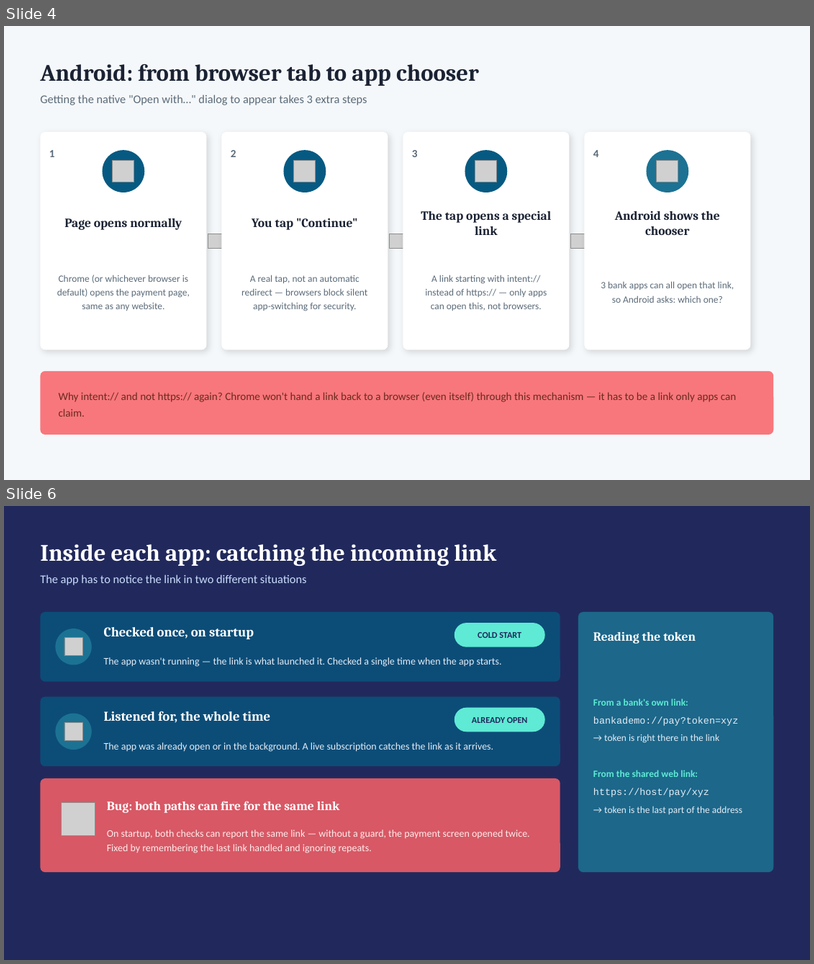
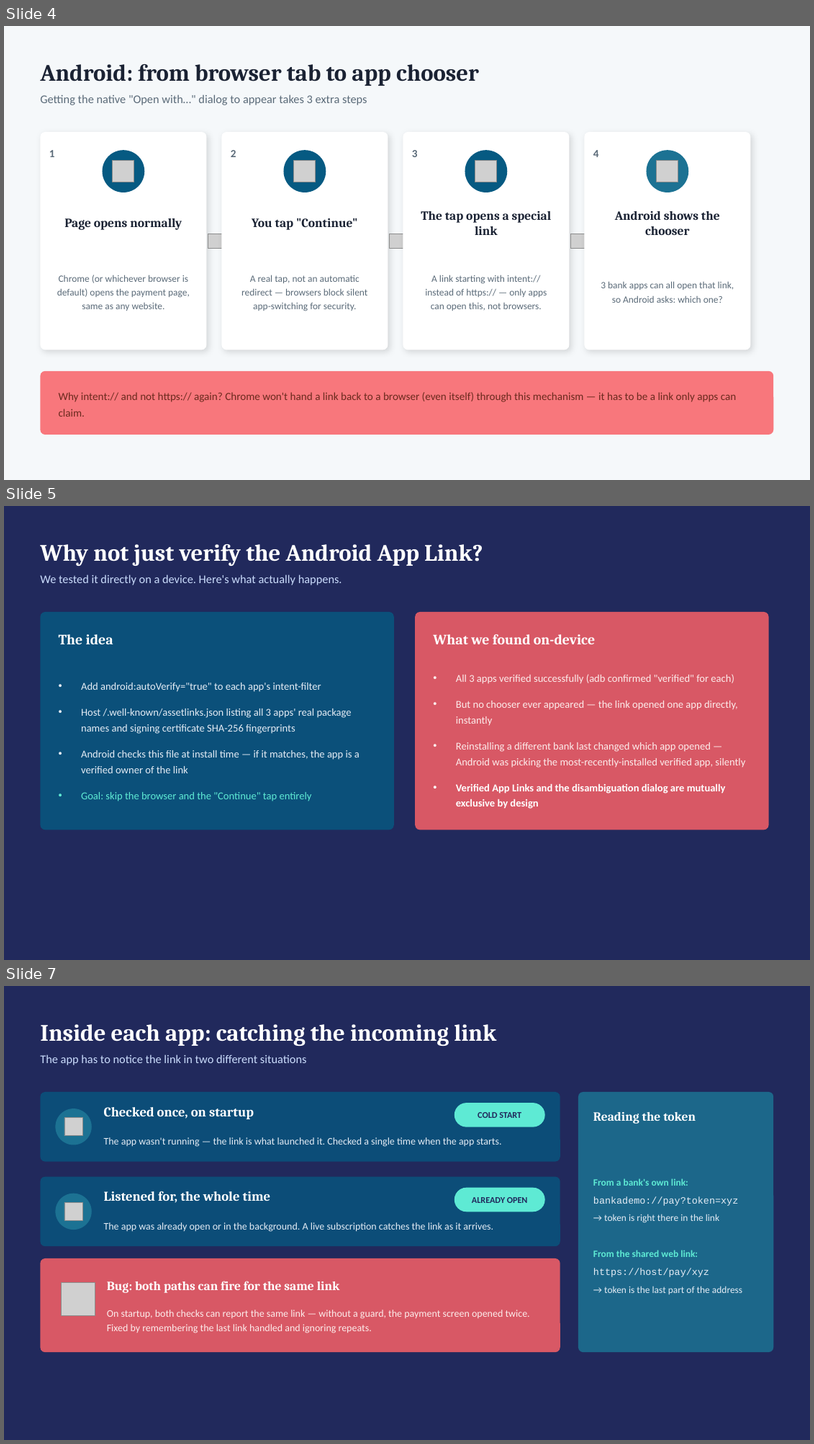
Before and after one commit to deandrehaijielim-commits/sgqr-deep-link-demo, a slide deck: SGQR_Deep_Linking_Simulation.pptx. Shown one above the other, each under a label of ours: slides 4 and 6 before the commit, slides 4, 5 and 7 after it; the slides between them are not shown. The pictures are 814x964 and 814x1444 pixels, drawn with LibreOffice and Linux fonts; fonts in the diff are those of the drawing; grey boxes stand for pictures. Boxes give left, top, right and bottom in pixels: in the first picture for what was removed or moved away, otherwise in the second. Text is boxed around its words. In the diff, an @@ line names an element or a change of style, - is before the commit and + after.

Commit message:
Update deck: add App Link verification experiment, explain why each platform's flow works the way it does
- New slide: "Why not just verify the Android App Link?" — documents
  the on-device test (all 3 apps verified, but no chooser appeared;
  Android silently opened the most-recently-installed verified app
  instead) and the conclusion that verification and the disambiguation
  dialog are mutually exclusive by design.
- Android and iOS flow slides now state the underlying "why" up front
  (unverified link / no Universal Link record) instead of just the
  "what happens" steps.
- iOS flow slide gained a callout explaining what would skip the
  picker page (a hosted apple-app-site-association + Associated
  Domains entitlement) and why we don't host one.
- Closing and Real-vs-Simulated slides updated to reference the actual
  verification test instead of a hypothetical.
- Reduced excess whitespace in card layouts (slides 2, 3, 5, 7).

```diff
--- a/SGQR_Deep_Linking_Simulation.pptx
+++ b/SGQR_Deep_Linking_Simulation.pptx
@@ slide 5 added at box(4, 506, 810, 960), background #21295C @@
@@ text added at box(40, 544, 483, 566), 28 pt, text #FFFFFF, bold @@
+Why not just verify the Android App Link?
@@ text added at box(40, 574, 342, 585), 14 pt, text #CADCFC @@
+We tested it directly on a device. Here's what actually happens.
@@ rounded rectangle added at box(40, 612, 394, 830), fill #065A82 at 80% opacity @@
@@ rounded rectangle added at box(415, 612, 769, 830), fill #F96167 at 85% opacity @@
@@ text added at box(59, 634, 113, 644), 17 pt, text #FFFFFF, bold @@
+The idea
@@ text added at box(433, 634, 595, 644), 17 pt, text #FFFFFF, bold @@
+What we found on-device
@@ text added at box(456, 674, 746, 808), 12.5 pt, text #FDECEB @@
+• All 3 apps verified successfully (adb confirmed "verified" for each)
+• But no chooser ever appeared — the link opened one app directly, instantly
+• Reinstalling a different bank last changed which app opened — Android was picking the most-recently-installed verified app, silently
+• Verified App Links and the disambiguation dialog are mutually exclusive by design
@@ text added at box(81, 682, 360, 801), 12.5 pt, text #E4ECF5 @@
+• Add android:autoVerify="true" to each app's intent-filter
+• Host /.well-known/assetlinks.json listing all 3 apps' real package names and signing certificate SHA-256 fingerprints
+• Android checks this file at install time — if it matches, the app is a verified owner of the link
+• Goal: skip the browser and the "Continue" tap entirely
@@ what was slide 6 is now slide 7 @@
```
Also in this commit, not shown: 4 slides changed.
